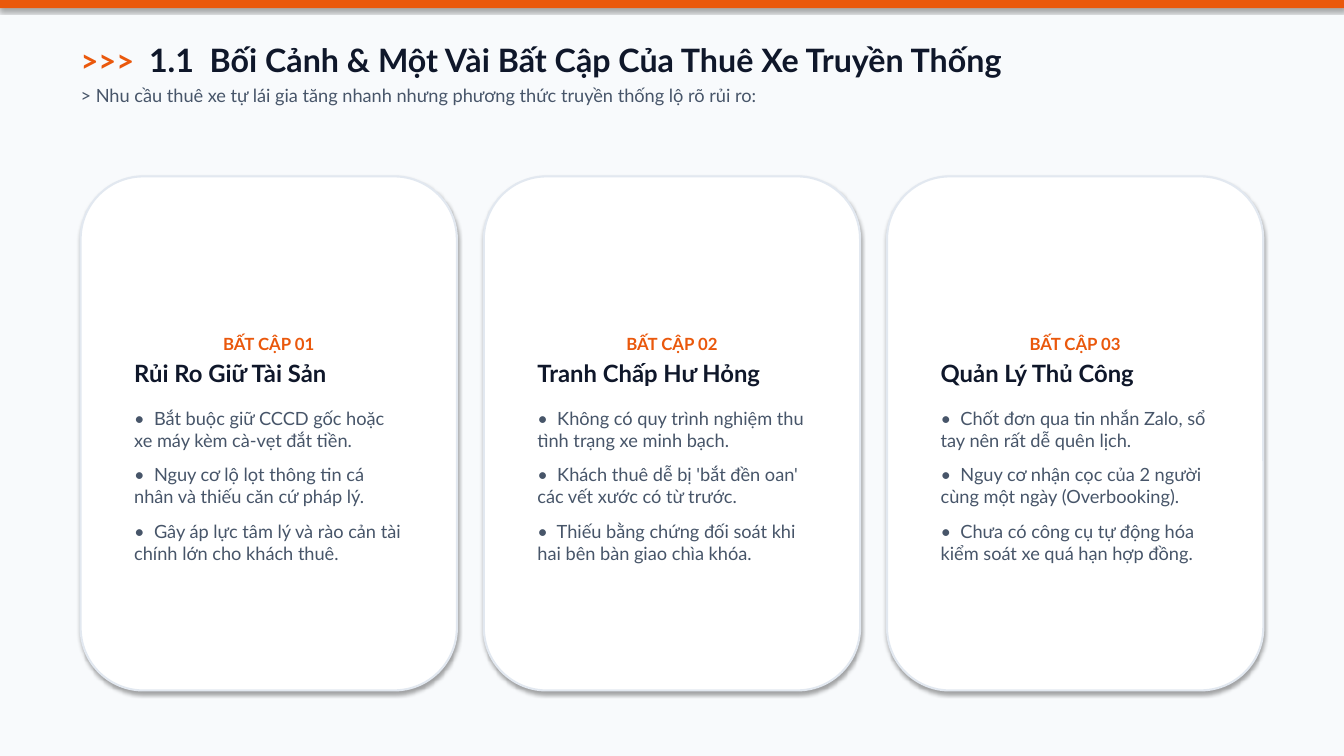
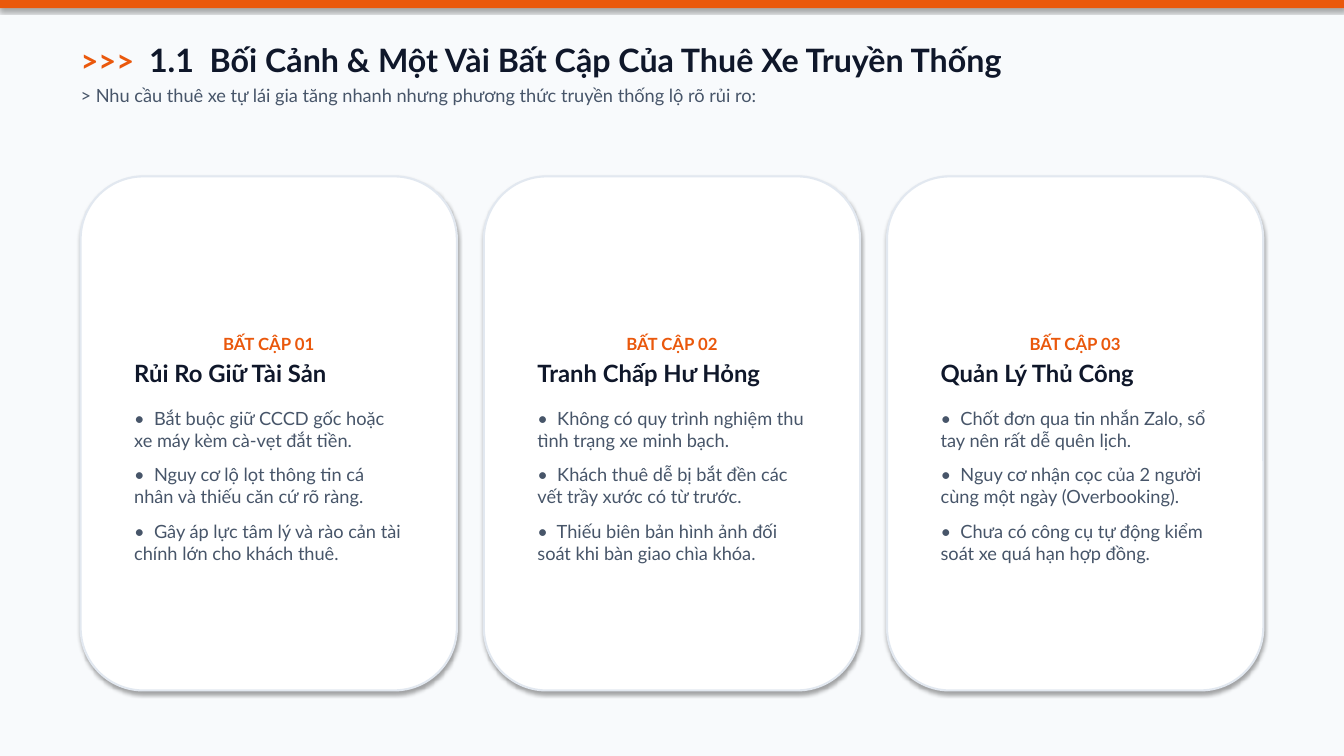
Before and after one commit to em123ngao-arch/thueXe_Online, a slide deck: slide 2 of docs/Slide_Bao_Ve_Do_An_DriveShare_K4.pptx. Drawn at 1344x756 pixels with LibreOffice and Linux fonts; fonts in the diff are those of the drawing. Boxes give left, top, right and bottom in pixels: in the first picture for what was removed or moved away, otherwise in the second. Text is boxed around its words. In the diff, an @@ line names an element or a change of style, - is before the commit and + after.

```diff
--- a/docs/Slide_Bao_Ve_Do_An_DriveShare_K4.pptx
+++ b/docs/Slide_Bao_Ve_Do_An_DriveShare_K4.pptx
@@ text in rounded rectangle at [134,467,364,507]: text changed @@
-• Nguy cơ lộ lọt thông tin cá nhân và thiếu căn cứ pháp lý.
+• Nguy cơ lộ lọt thông tin cá nhân và thiếu căn cứ rõ ràng.
@@ text in rounded rectangle at [537,466,787,564]: text changed @@
-• Khách thuê dễ bị 'bắt đền oan' các vết xước có từ trước.
-• Thiếu bằng chứng đối soát khi hai bên bàn giao chìa khóa.
+• Khách thuê dễ bị bắt đền các vết trầy xước có từ trước.
+• Thiếu biên bản hình ảnh đối soát khi bàn giao chìa khóa.
@@ text in rounded rectangle at [941,523,1203,564]: text changed @@
-• Chưa có công cụ tự động hóa kiểm soát xe quá hạn hợp đồng.
+• Chưa có công cụ tự động kiểm soát xe quá hạn hợp đồng.
```
Also in this commit, not shown: 15 other slides changed, 2 slides removed, 38 other files.
